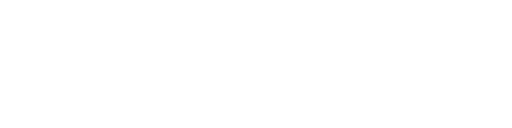
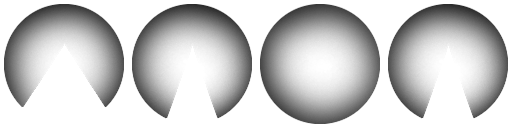
Layers edited between the first and the second (512, 128) image:
added layer "02 Kopie" above "02" over [132, 4, 252, 119]
painted on "02" (1st of 2) over [388, 4, 508, 119]
painted on "03" over [260, 4, 380, 124]
hid "02" (2nd of 2) over [132, 4, 252, 119]
painted on "01" over [4, 4, 124, 108]
